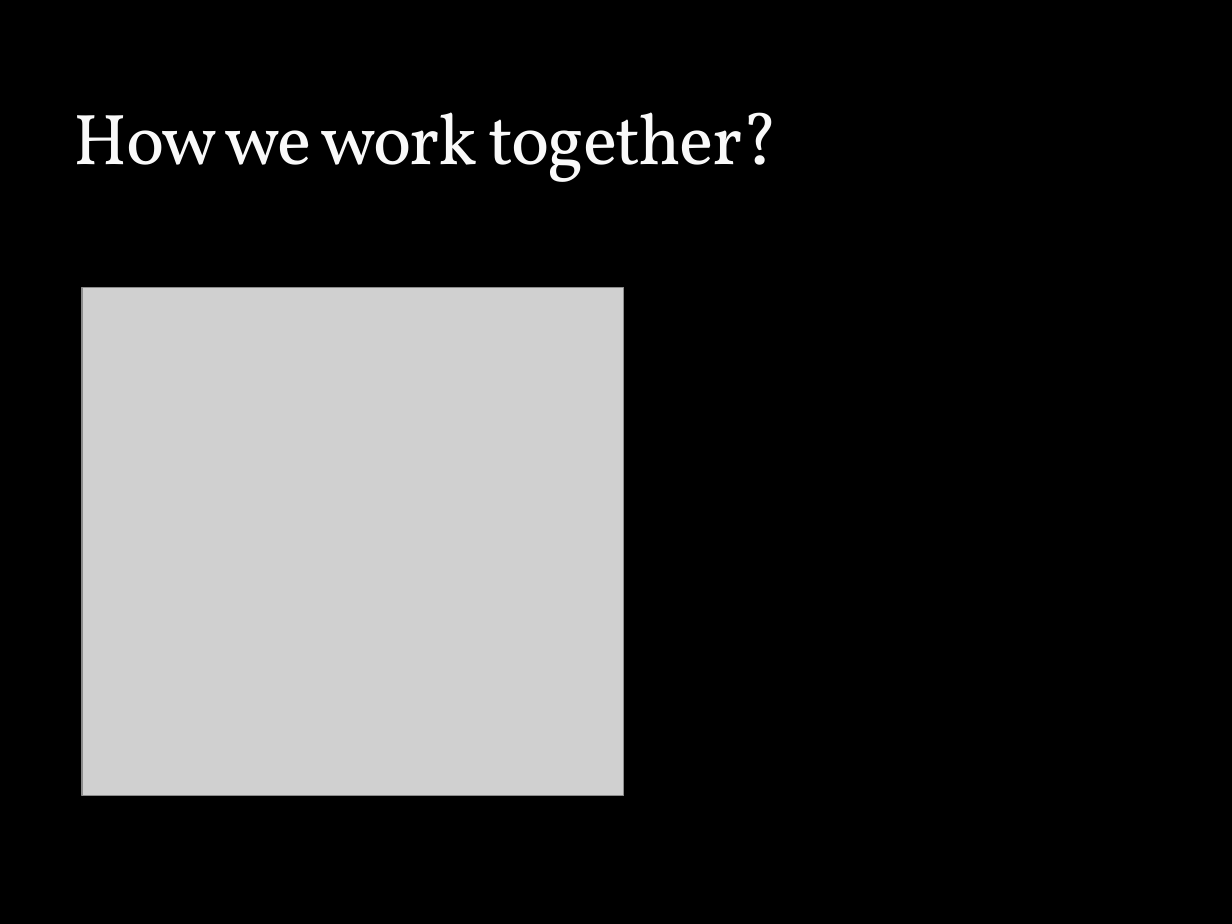
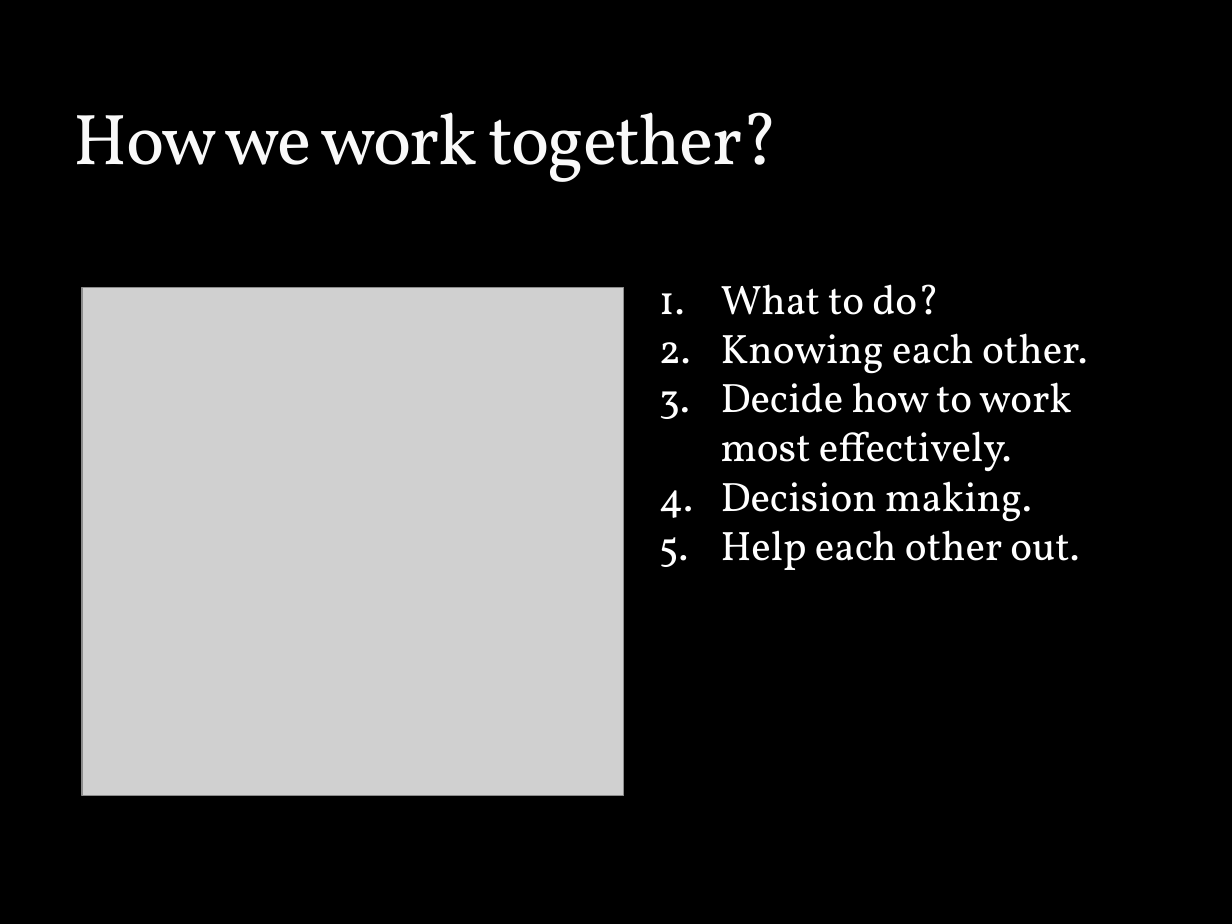
Before and after one commit to liyistc/cleansync, a slide deck: slide 4 of Lightning talk.pptx (slide 5 before the commit). Drawn at 1232x924 pixels with LibreOffice and Linux fonts; fonts in the diff are those of the drawing; grey boxes stand for pictures; background and template pictures are left out. Boxes give left, top, right and bottom in pixels: in the first picture for what was removed or moved away, otherwise in the second. Text is boxed around its words. In the diff, an @@ line names an element or a change of style, - is before the commit and + after.

```diff
--- a/Lightning talk.pptx
+++ b/Lightning talk.pptx
@@ text added at (721,284,1087,570), 24 pt, text #FFFFFF @@
+1. What to do?
+2. Knowing each other.
+3. Decide how to work most effectively.
+4. Decision making.
+5. Help each other out.
```
Also in this commit, not shown: 3 other slides changed, 1 slide removed.
